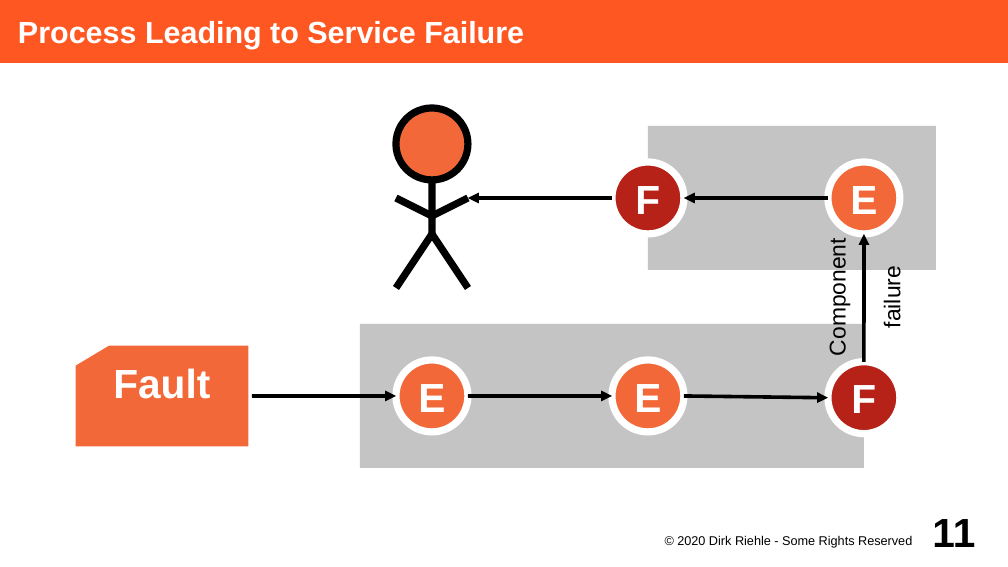
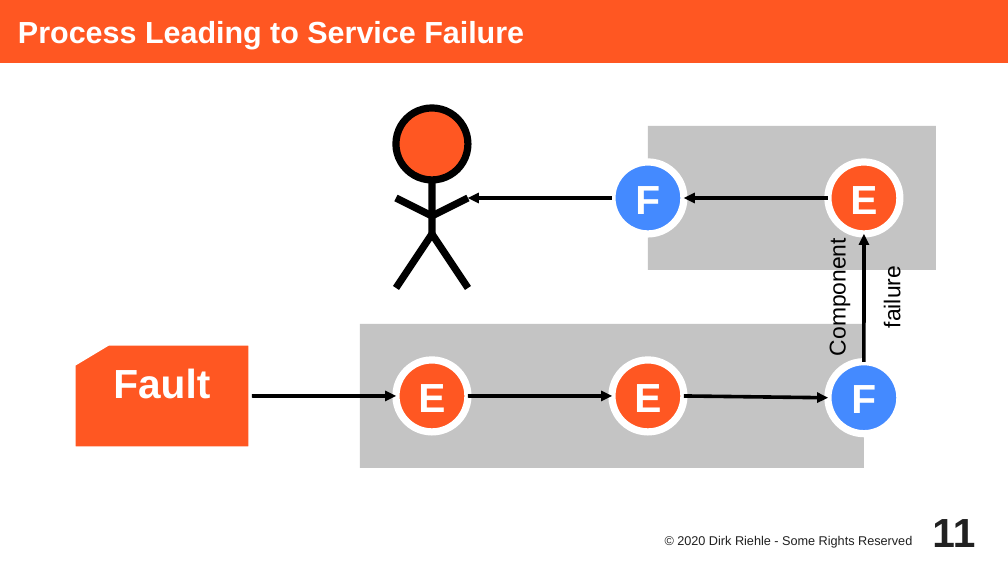
Before and after one commit to dirkriehle/adap-course, a slide deck: slide 11 of Lecture Slides/ADAP C06 - Error Handling.odp. Drawn at 1008x567 pixels with LibreOffice and Linux fonts; fonts in the diff are those of the drawing. Boxes give left, top, right and bottom in pixels: in the first picture for what was removed or moved away, otherwise in the second. Text is boxed around its words. In the diff, an @@ line names an element or a change of style, - is before the commit and + after.

```diff
--- a/Lecture Slides/ADAP C06 - Error Handling.odp
+++ b/Lecture Slides/ADAP C06 - Error Handling.odp
@@ fill #F36838 to #FF5722 in 5 elements at bbox=[72, 342, 252, 450], bbox=[612, 360, 684, 433], bbox=[396, 360, 468, 433], bbox=[829, 162, 901, 234], bbox=[396, 108, 468, 180] @@
@@ ellipse "F" at bbox=[612, 162, 684, 234]: fill #B62118 to #448AFF @@
@@ ellipse "F" at bbox=[829, 362, 901, 434]: fill #B62118 to #448AFF @@
@@ page number at bbox=[932, 519, 975, 547]: text colour #000000 to #212121 @@
@@ text "© 2020 Dirk Riehle - ..." at bbox=[677, 535, 912, 548]: text colour #000000 to #212121 @@
```
Also in this commit, not shown: 40 other slides changed, 15 other files.
